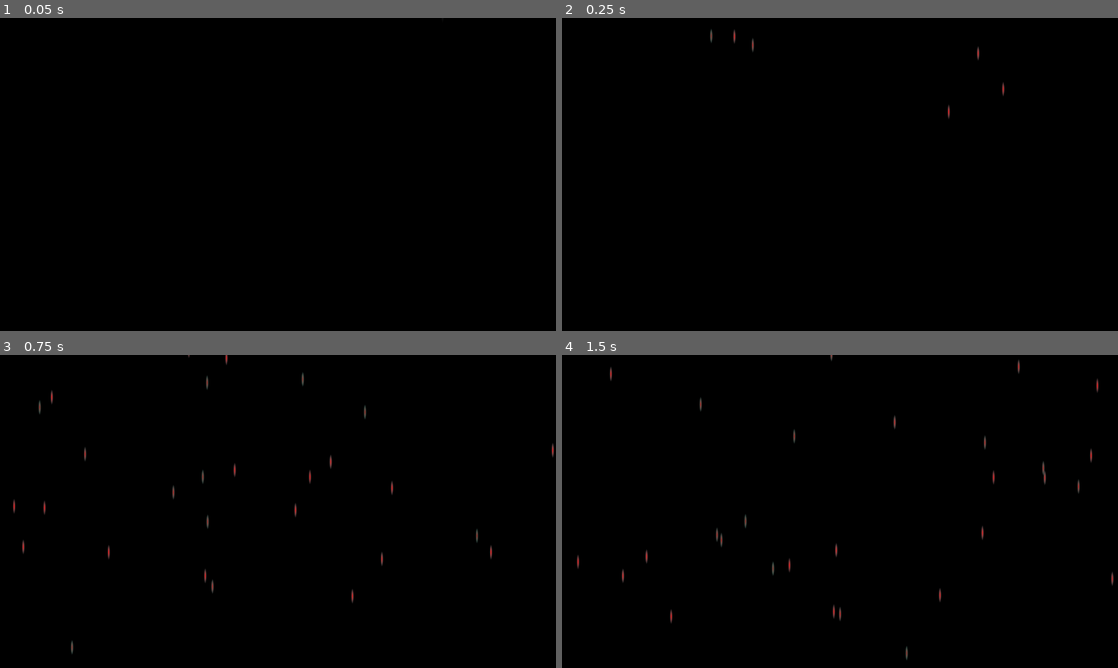
Above: before the commit, frames 1-4 (two rows, left to right).
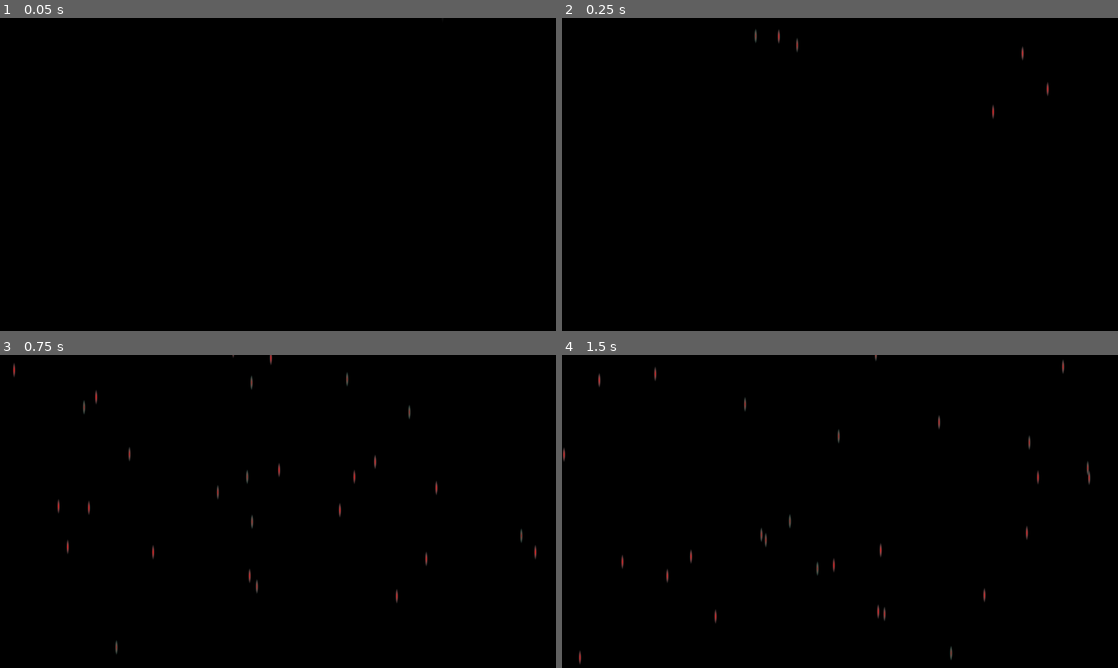
Above: after the commit, the same moments.

Repository: epimetheusgames/ProjectPrometheus
Game: Godot game, scene res://Levels/Cutscenes/Credits.tscn
Two runs of this game, one before a commit and one after it. Both use one fixed random seed, a clock stepped at 60 frames per second and the inputs below.
Inputs:
- Up to frame 1 (0.05 s): no input
- Up to frame 2 (0.25 s): no input
- Up to frame 3 (0.75 s): hold D (right) from 0.53 s (still down)
- Up to frame 4 (1.5 s): keep holding D (right); tap W (jump) at 0.77 s

Frame 1 is identical in both runs. In frame 2, 0.2% of the frame differs, in the area x 26-88%, y 3-33%; in frame 3, 0.8%; in frame 4, 0.9%, in the area x 0-100%, y 0-99%.

Commit message:
Another bug fix ):

Diff:
--- a/Levels/Cutscenes/Credits.tscn
+++ b/Levels/Cutscenes/Credits.tscn
@@ -301,10 +301,11 @@
 
 [node name="Drop" parent="Rain" index="0"]
 process_material = SubResource("ParticleProcessMaterial_tytg3")
+explosiveness = 0.0
 
 [node name="FallingParticles" type="GPUParticles2D" parent="."]
 editor_description = "This is "
-position = Vector2(570, -89)
+position = Vector2(662, -89)
 emitting = false
 amount = 500
 process_material = SubResource("ParticleProcessMaterial_tuxj5")
--- a/Objects/Effects/Rain.tscn
+++ b/Objects/Effects/Rain.tscn
@@ -66,7 +66,6 @@
 process_material = SubResource("ParticleProcessMaterial_564g1")
 texture = SubResource("GradientTexture2D_pm1g8")
 lifetime = 10.0
-explosiveness = 0.08
 fixed_fps = 60
 collision_base_size = 0.0
 trail_lifetime = 5.0
--- a/Objects/Effects/Rain2.tscn
+++ b/Objects/Effects/Rain2.tscn
@@ -45,7 +45,6 @@
 process_material = SubResource("ParticleProcessMaterial_12ys7")
 texture = SubResource("GradientTexture2D_pm1g8")
 lifetime = 10.0
-explosiveness = 0.08
 fixed_fps = 60
 collision_base_size = 0.0
 trail_enabled = true
